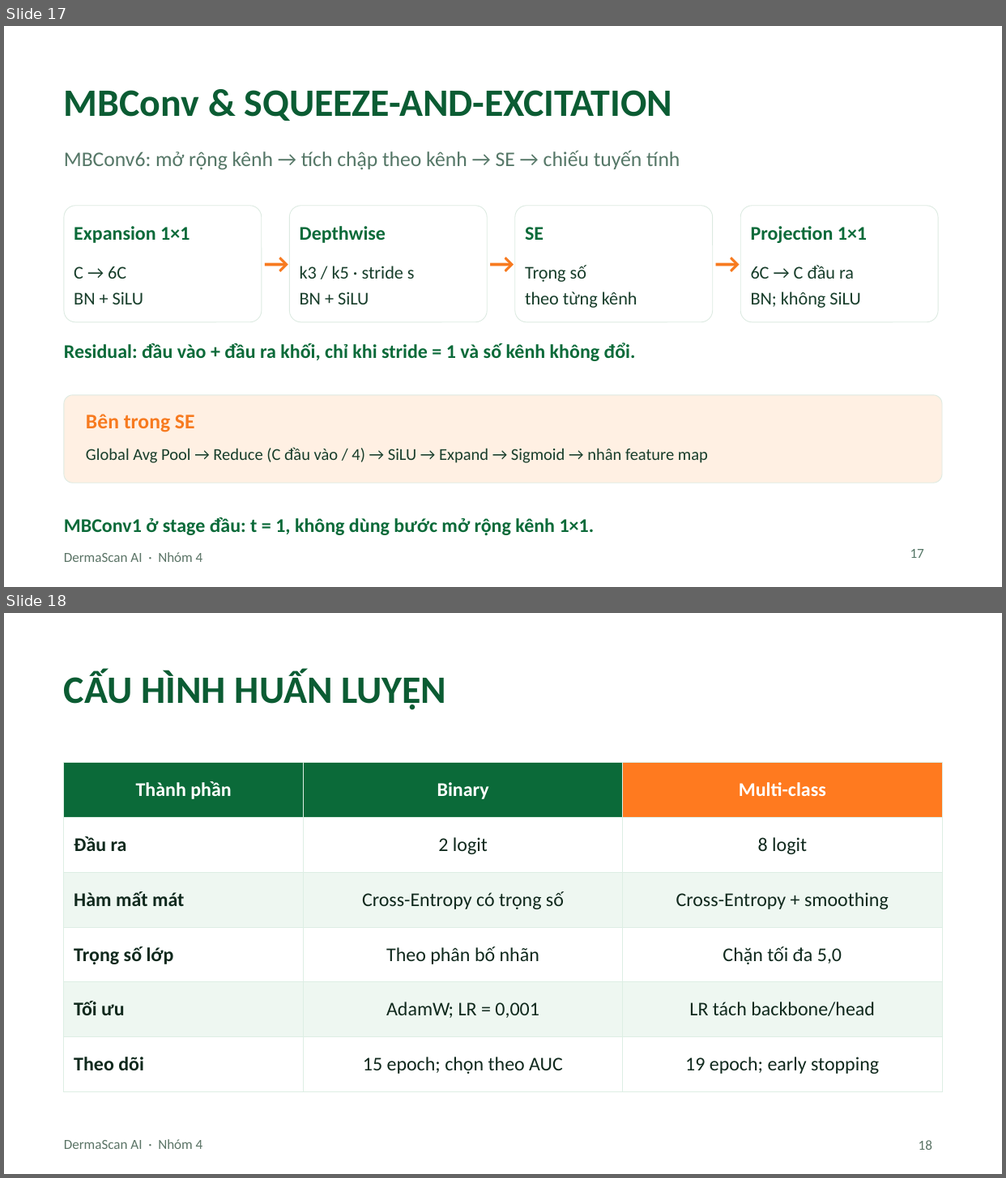
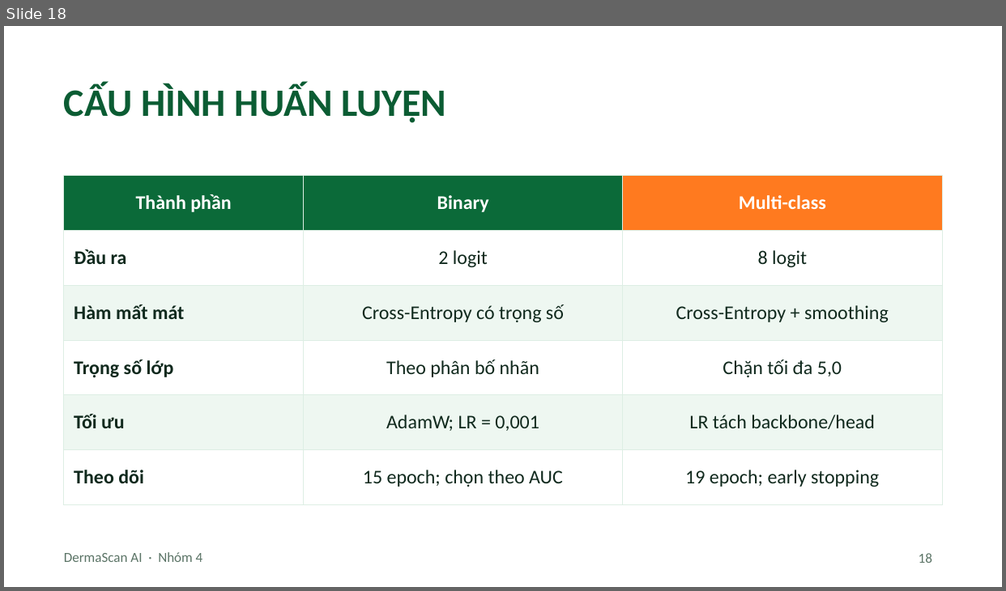
Before and after one commit to DTH235658-Phan-Thanh-Hoai/DoAnTriTueNhanTao, a slide deck: docs/presentation/DermaScan_AI/integrated/DermaScan_AI_LongGhep_MoHinh.pptx. Shown one above the other, each under a label of ours: slides 17 and 18 before the commit, slide 18 after it. The pictures are 1006x1178 and 1006x591 pixels, drawn with LibreOffice and Linux fonts; fonts in the diff are those of the drawing; background and template pictures are left out. Boxes give left, top, right and bottom in pixels: in the first picture for what was removed or moved away, otherwise in the second. Text is boxed around its words. In the diff, an @@ line names an element or a change of style, - is before the commit and + after.

```diff
--- a/docs/presentation/DermaScan_AI/integrated/DermaScan_AI_LongGhep_MoHinh.pptx
+++ b/docs/presentation/DermaScan_AI/integrated/DermaScan_AI_LongGhep_MoHinh.pptx
@@ slide 17 removed at (4,26,1002,587), background picture (left out); not listed: 1 template element that a slide beside it also shows @@
@@ title removed at (64,90,672,121) @@
-MBConv & SQUEEZE-AND-EXCITATION
@@ text removed at (64,150,680,170) @@
-MBConv6: mở rộng kênh → tích chập theo kênh → SE → chiếu tuyến tính
@@ rounded rectangle removed at (64,206,262,322) @@
@@ rounded rectangle removed at (289,206,487,322) @@
@@ rounded rectangle removed at (515,206,713,322) @@
@@ rounded rectangle removed at (740,206,938,322) @@
@@ text removed at (74,226,189,243) @@
-Expansion 1×1
@@ text removed at (300,226,386,243) @@
-Depthwise
@@ text removed at (525,227,543,240) @@
-SE
@@ text removed at (751,226,867,243) @@
-Projection 1×1
@@ text removed at (74,267,143,305) @@
-C → 6C
-BN + SiLU
@@ text removed at (262,246,292,275) @@
-→
@@ text removed at (300,266,415,305) @@
-k3 / k5 · stride s
-BN + SiLU
@@ text removed at (487,246,517,275) @@
-→
@@ text removed at (525,265,637,308) @@
-Trọng số
-theo từng kênh
@@ text removed at (713,246,743,275) @@
-→
@@ text removed at (751,265,860,308) @@
-6C → C đầu ra
-BN; không SiLU
@@ text removed at (64,343,636,361) @@
-Residual: đầu vào + đầu ra khối, chỉ khi stride = 1 và số kênh không đổi.
@@ rounded rectangle removed at (64,395,942,483) @@
@@ text removed at (86,414,195,433) @@
-Bên trong SE
@@ text removed at (86,447,708,463) @@
-Global Avg Pool → Reduce (C đầu vào / 4) → SiLU → Expand → Sigmoid → nhân feature map
@@ text removed at (64,518,594,536) @@
-MBConv1 ở stage đầu: t = 1, không dùng bước mở rộng kênh 1×1.
@@ text removed at (910,549,924,558) @@
-17
```
Also in this commit, not shown: 3 slides added, 2 other slides removed, 3 other files.
